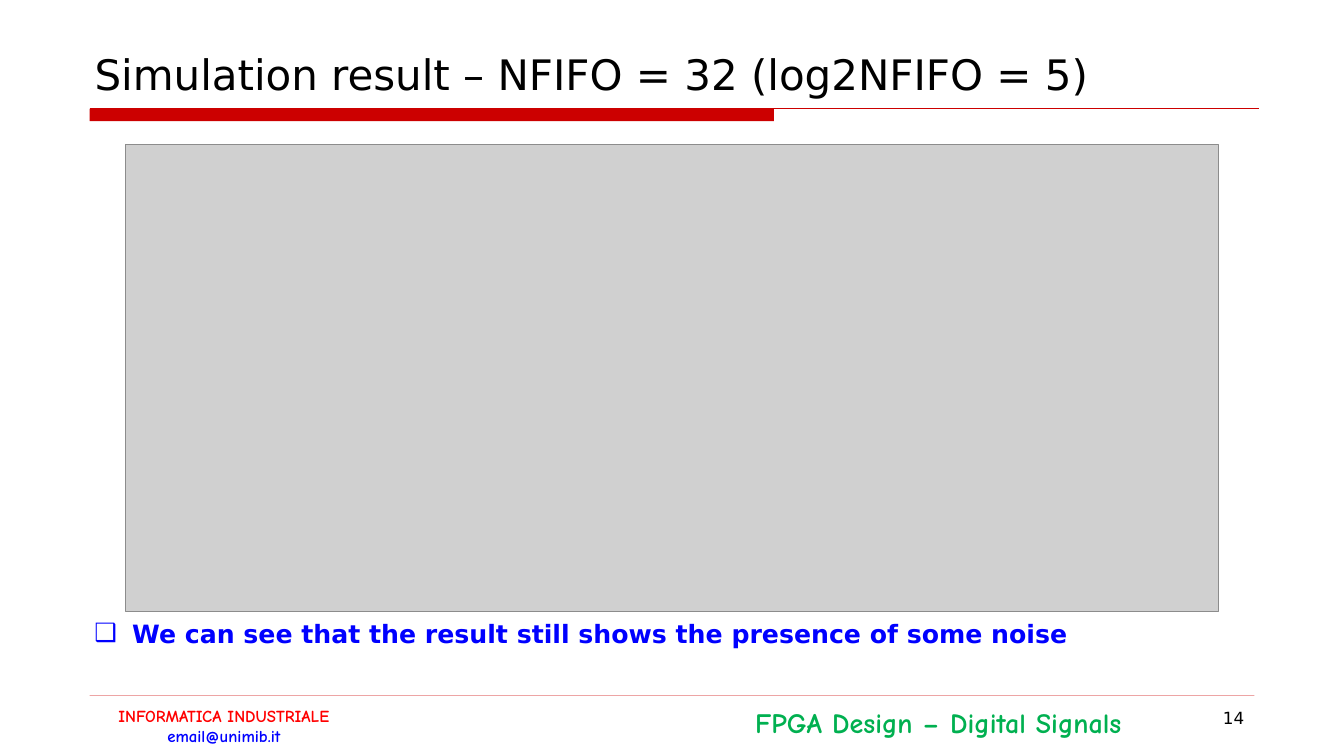
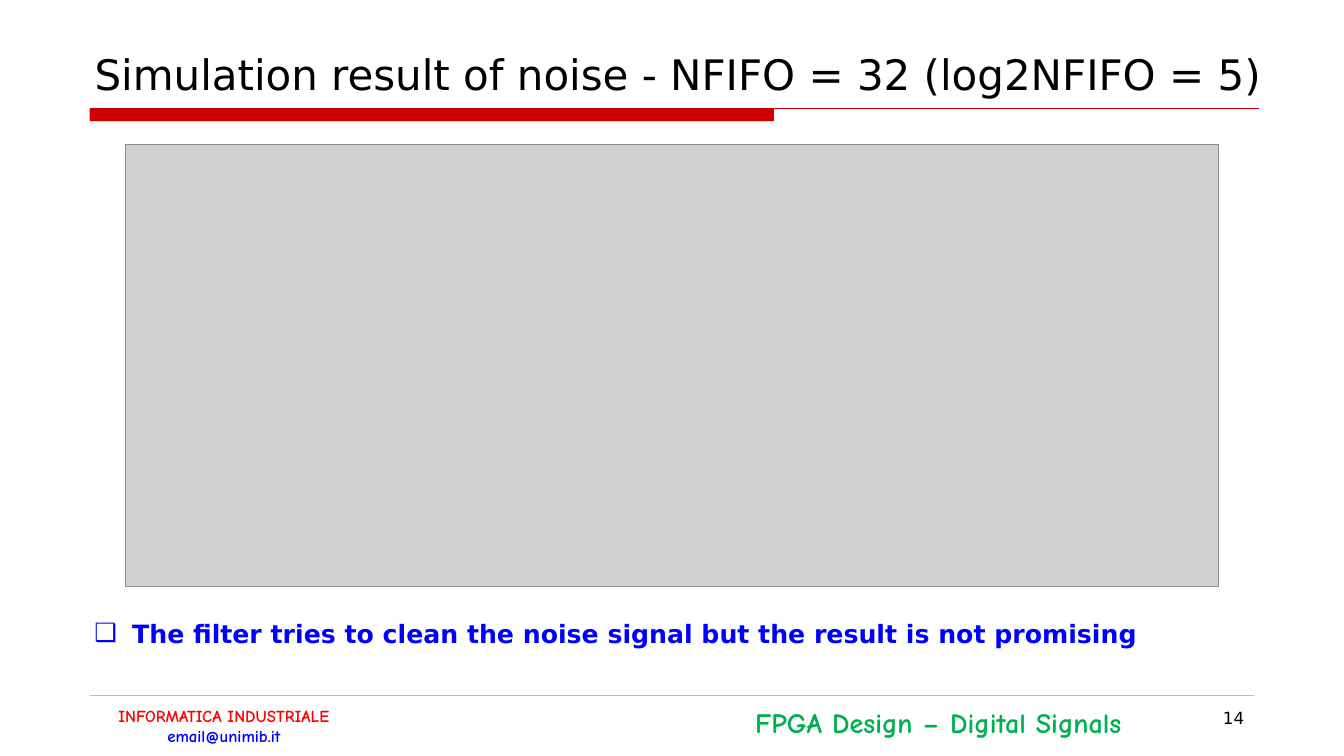
Before and after one commit to LorenzoPinaUnimib/InformaticaIndustriale, a slide deck: slide 14 of Documentazione.pptx. Drawn at 1344x756 pixels with LibreOffice and Linux fonts; fonts in the diff are those of the drawing; grey boxes stand for pictures; background and template pictures are left out. Boxes give left, top, right and bottom in pixels: in the first picture for what was removed or moved away, otherwise in the second. Text is boxed around its words. In the diff, an @@ line names an element or a change of style, - is before the commit and + after.

```diff
--- a/Documentazione.pptx
+++ b/Documentazione.pptx
@@ title at box(95, 58, 1261, 99): text changed @@
-Simulation result – NFIFO = 32 (log2NFIFO = 5)
+Simulation result of noise - NFIFO = 32 (log2NFIFO = 5)
@@ picture: place and size @@
-picture at box(126, 144, 1218, 612)
+picture at box(126, 145, 1218, 587)
@@ text at box(132, 624, 1136, 649): text changed @@
-❑ We can see that the result still shows the presence of some noise
+❑ The filter tries to clean the noise signal but the result is not promising
```
Also in this commit, not shown: 11 other slides changed, 2 slides added, 2 slides removed, 1 other file.
